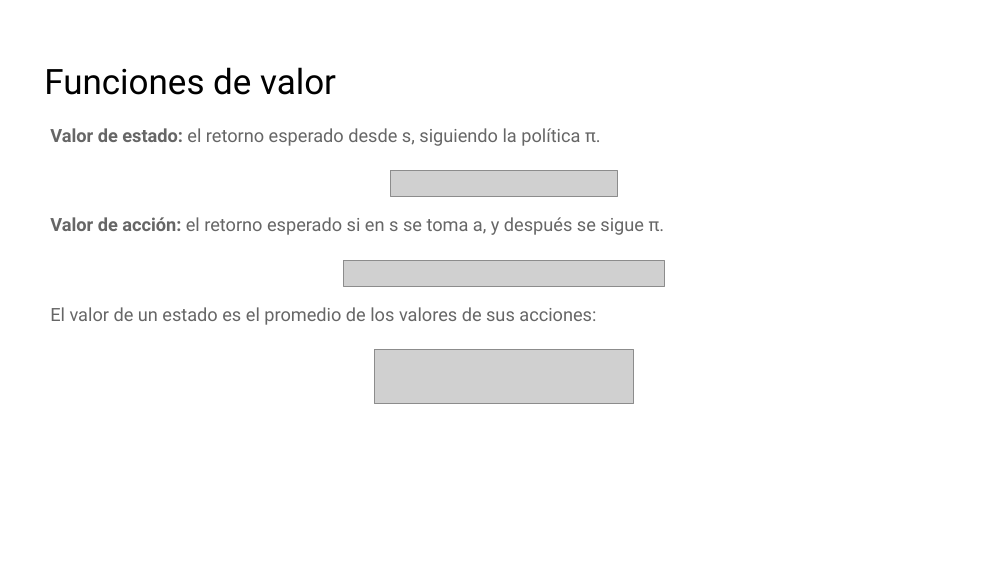
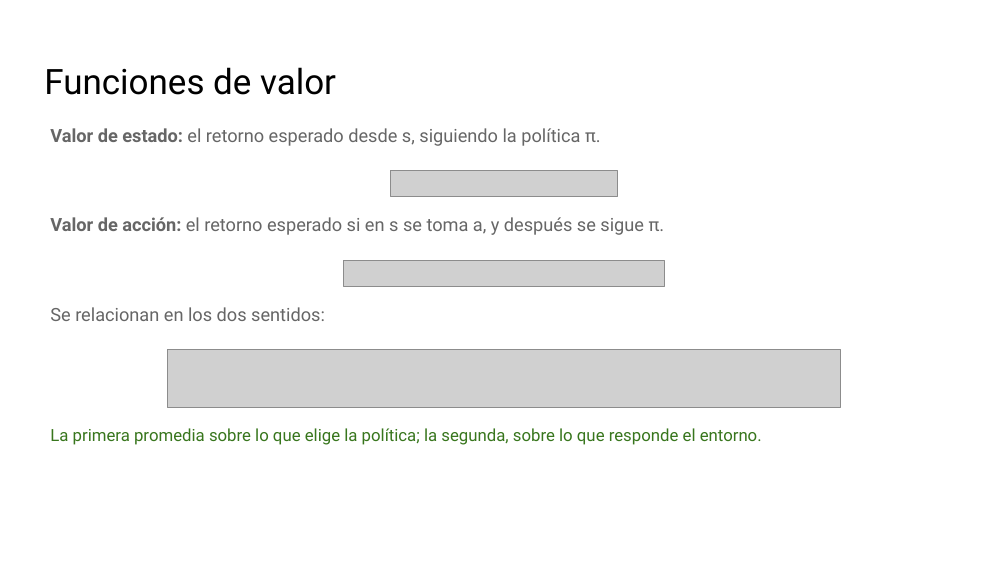
Before and after one commit to telsesser/2026-ML-UNLU, a slide deck: slide 17 of 03-refuerzos/presentaciones/C3-1_ Decisiones secuenciales y Q-learning.pptx (slide 13 before the commit). Drawn at 1008x567 pixels with LibreOffice and Linux fonts; fonts in the diff are those of the drawing; grey boxes stand for pictures; background and template pictures are left out. Boxes give left, top, right and bottom in pixels: in the first picture for what was removed or moved away, otherwise in the second. Text is boxed around its words. In the diff, an @@ line names an element or a change of style, - is before the commit and + after.

```diff
--- a/03-refuerzos/presentaciones/C3-1_ Decisiones secuenciales y Q-learning.pptx
+++ b/03-refuerzos/presentaciones/C3-1_ Decisiones secuenciales y Q-learning.pptx
@@ text at [50,307,325,321]: text changed @@
-El valor de un estado es el promedio de los valores de sus acciones:
+Se relacionan en los dos sentidos:
@@ picture: place and size @@
-picture at [374,350,634,404]
+picture at [167,350,840,407]
@@ text added at [50,428,762,445], 12 pt, text #38761D @@
+La primera promedia sobre lo que elige la política; la segunda, sobre lo que responde el entorno.
```
Also in this commit, not shown: 13 other slides changed, 7 slides added, 23 other files.
